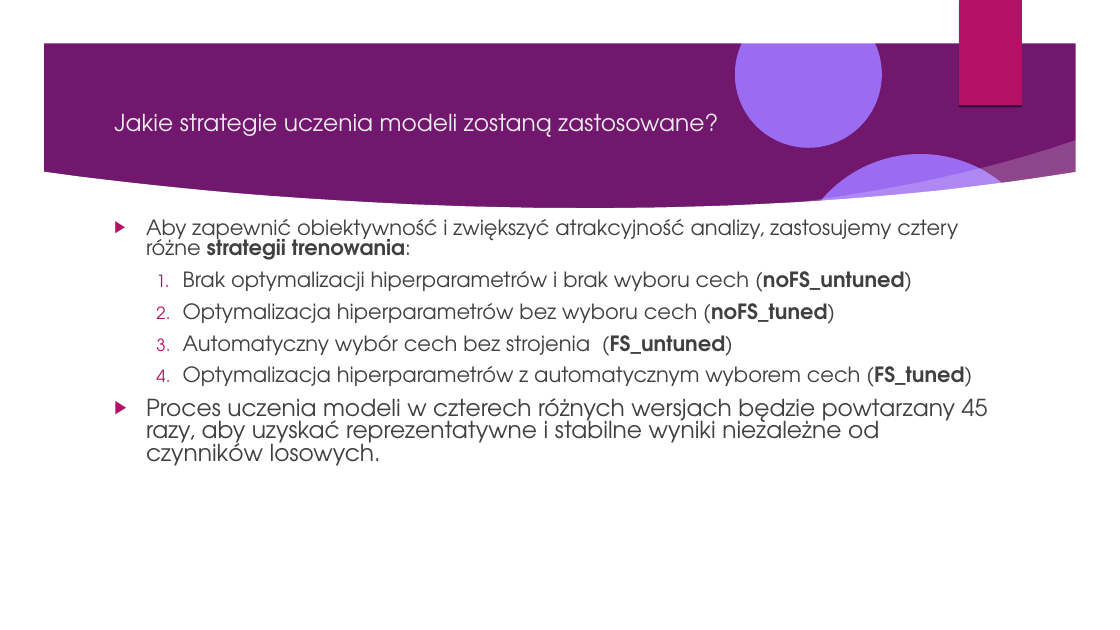
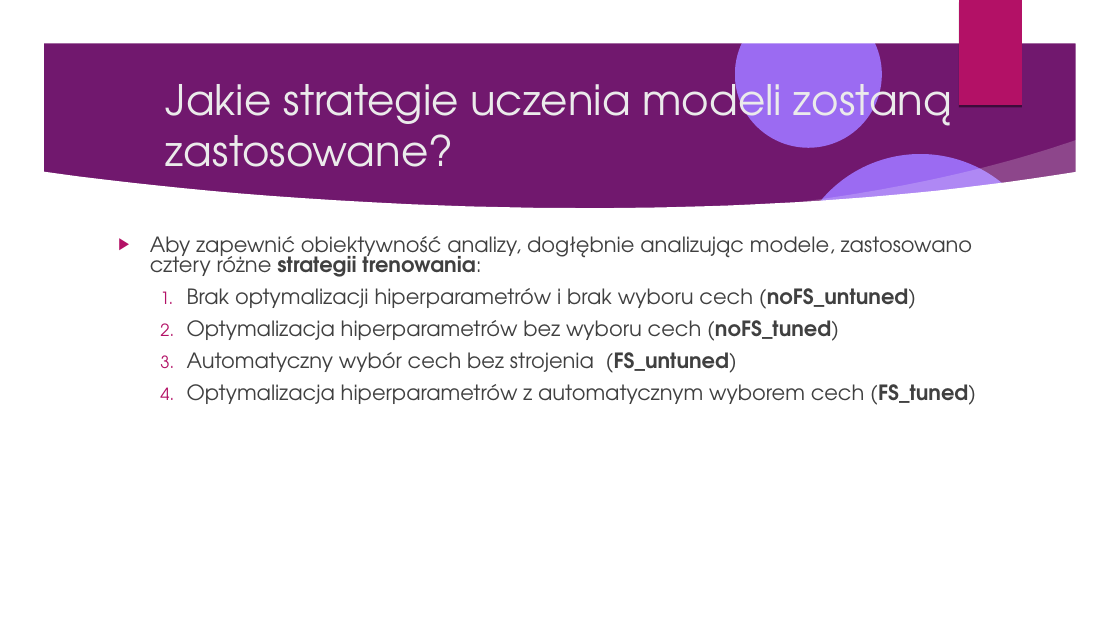
Before and after one commit to Pawel-Tomasz-Nowak/Scientific-collaboration, a slide deck: slide 6 of Prezentacje/prezentacja z ukrojonymi slajdami.odp. Drawn at 1120x630 pixels with LibreOffice and Linux fonts; fonts in the diff are those of the drawing; background and template pictures are left out. Boxes give left, top, right and bottom in pixels: in the first picture for what was removed or moved away, otherwise in the second. Text is boxed around its words. In the diff, an @@ line names an element or a change of style, - is before the commit and + after.

```diff
--- a/Prezentacje/prezentacja z ukrojonymi slajdami.odp
+++ b/Prezentacje/prezentacja z ukrojonymi slajdami.odp
@@ title "Jakie strategie uczenia modeli zostaną ...": place and size @@
-title "Jakie strategie uczenia modeli zostaną ..." at (114, 113, 718, 137)
+title "Jakie strategie uczenia modeli zostaną ..." at (166, 72, 952, 167)
@@ title "Jakie strategie uczenia modeli zostaną ..." at (166, 72, 952, 167): size 20 to 36 pt @@
@@ text "Aby zapewnić obiektywność analizy, dogłębnie ...": place and size @@
-text "Aby zapewnić obiektywność analizy, dogłębnie ..." at (146, 219, 988, 466)
+text "Aby zapewnić obiektywność analizy, dogłębnie ..." at (150, 236, 976, 405)
@@ text at (150, 236, 972, 277): text changed @@
-▶ Aby zapewnić obiektywność i zwiększyć atrakcyjność analizy, zastosujemy cztery różne strategii trenowania:
+▶ Aby zapewnić obiektywność analizy, dogłębnie analizując modele, zastosowano cztery różne strategii trenowania:
@@ text at (146, 398, 988, 466): paragraph removed @@
-▶ Proces uczenia modeli w czterech różnych wersjach będzie powtarzany 45 razy, aby uzyskać reprezentatywne i stabilne wyniki niezależne od czynników losowych.
```
Also in this commit, not shown: 39 other slides changed, 5 slides added, 5 slides removed.
